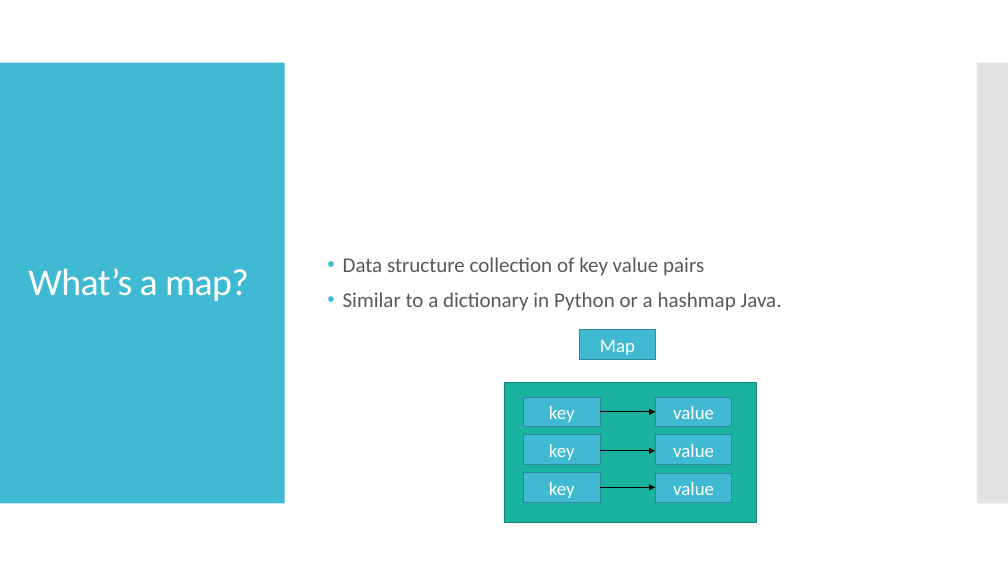
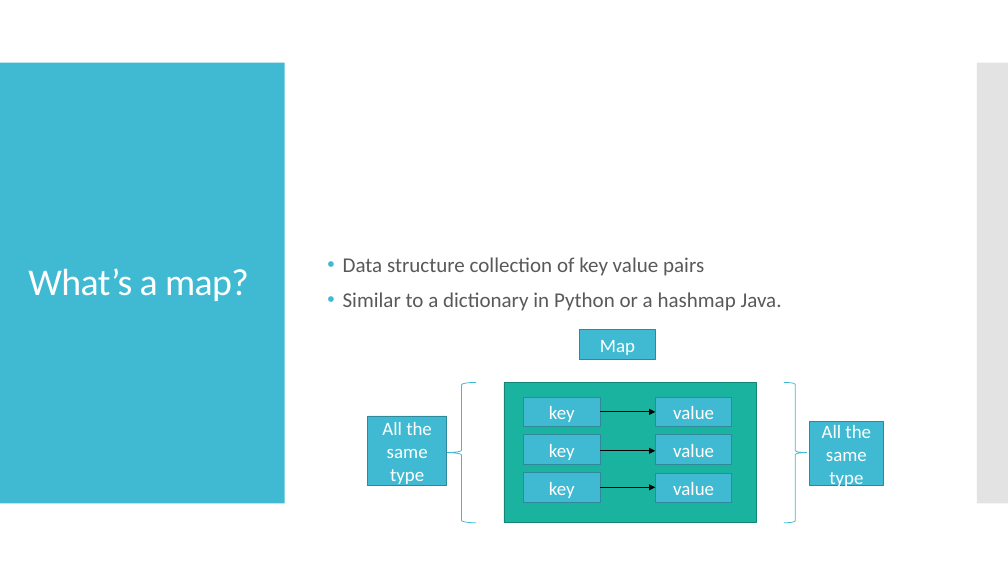
Before and after one commit to kevinlin47/Learn_Go, a slide deck: slide 2 of maps/Map.pptx. Drawn at 1008x567 pixels with LibreOffice and Linux fonts; fonts in the diff are those of the drawing. Boxes give left, top, right and bottom in pixels: in the first picture for what was removed or moved away, otherwise in the second. Text is boxed around its words. In the diff, an @@ line names an element or a change of style, - is before the commit and + after.

```diff
--- a/maps/Map.pptx
+++ b/maps/Map.pptx
@@ left brace added at (x1=447, y1=383, x2=476, y2=523), outline #40BAD2 0.75 pt @@
@@ right brace added at (x1=784, y1=383, x2=807, y2=523), outline #40BAD2 0.75 pt @@
@@ rectangle added at (x1=368, y1=416, x2=447, y2=485), fill #40BAD2, outline #2F8A9B 0.85 pt, 18 pt, text #FFFFFF @@
+All the same type
@@ rectangle added at (x1=810, y1=422, x2=884, y2=485), fill #40BAD2, outline #2F8A9B 0.85 pt, 18 pt, text #FFFFFF @@
+All the same type
```
Also in this commit, not shown: 1 slide added, 1 other file.
